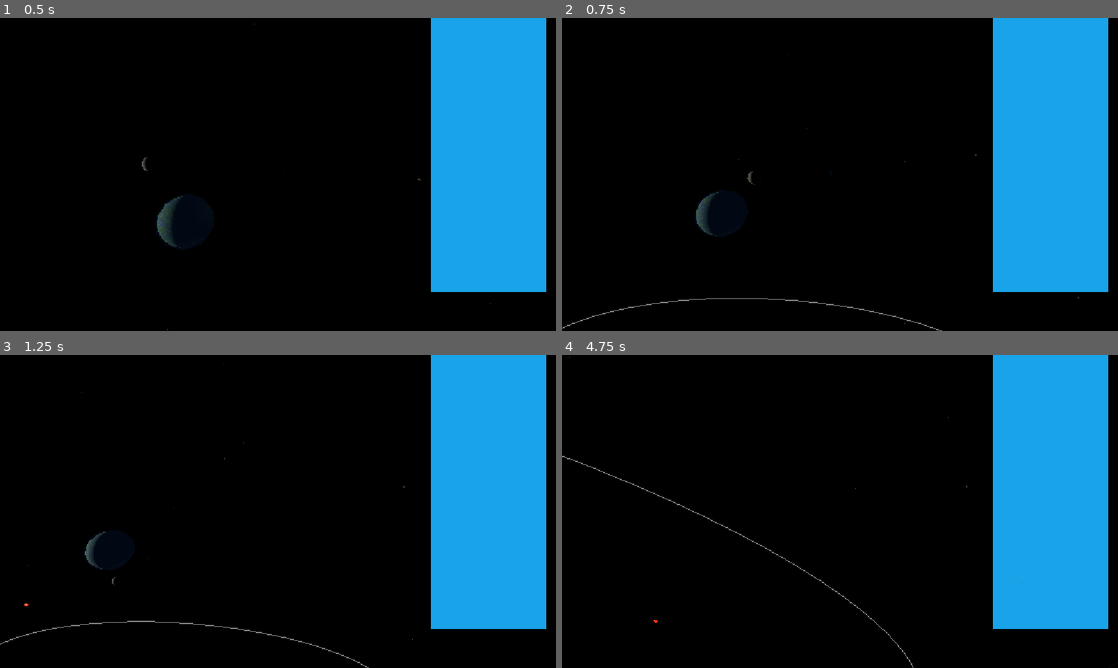
Above: before the commit, frames 1-4 (two rows, left to right).
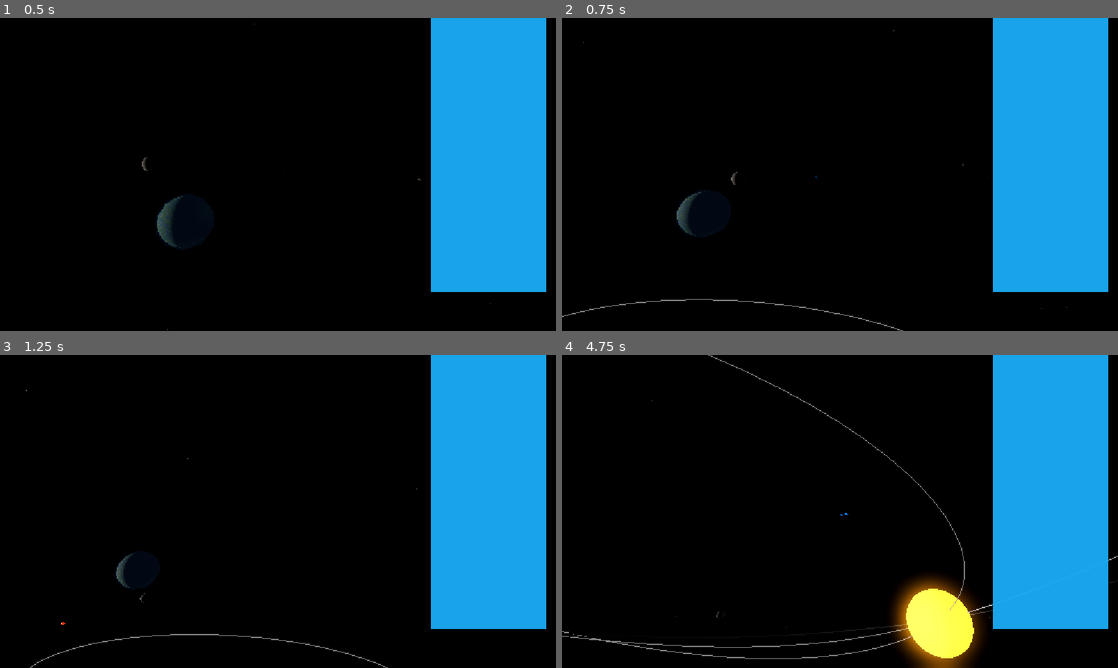
Above: after the commit, the same moments.

Repository: techmore/swarndefense
Game: Godot game, scene res://scenes/core/world.tscn
Same seed, same stepped clock (60 frames per second), same inputs: the game is played once before the commit and once after it. This scene is started directly instead of the project's main scene.
Inputs (mouse positions are in pixels of both pictures, inside the frame that each line leads up to):
- Up to frame 1 (0.5 s): no input
- Up to frame 2 (0.75 s): tap Enter at 0.5 s; move the mouse to (962, 158) at 0.52 s; hold D (move_right) from 0.53 s (still down); tap Mouse wheel down (zoom_in) at 0.6 s; click (962, 158) at 0.67 s
- Up to frame 3 (1.25 s): keep holding D (move_right); tap Mouse wheel up (zoom_out) at 0.8 s
- Up to frame 4 (4.75 s): move the mouse to (812, 511) at 1.27 s; release D (move_right) at 1.28 s; hold W (move_forward) from 1.28 s (still down); tap Mouse wheel up (zoom_out) at 1.35, 2.3, 3.8 s; click (812, 511) at 1.42 s; tap Mouse wheel down (zoom_in) at 1.55, 3.05, 4.35 s; move the mouse to (851, 505) at 2.02 s; hold Space (boost) 2.03-2.78 s; click (851, 505) at 2.17 s; move the mouse to (834, 517) at 2.77 s; tap F (interact) at 2.85 s; click (834, 517) at 2.92 s; move the mouse to (878, 514) at 3.52 s; press the mouse at (878, 514) at 3.53 s; move the mouse to (795, 508) at 4.27 s; release the mouse at (795, 508) at 4.28 s; click (795, 508) at 4.42 s

Frame 1 is identical in both runs. In frame 2, 0.9% of the frame differs, in the area x 0-93%, y 3-100%; in frame 3, 0.7%; in frame 4, 4.7%, in the area x 0-100%, y 0-100%.

Commit message:
feat: WASD camera pan with ship follow and auto-return
CameraManager now supports dual-mode:
- Mouse free: WASD pans the camera in screen-relative horizontal plane
  (smooth pan at 60 u/s, returns to ship after 0.5s of no input)
- Mouse captured (ship flight mode): pan offset rapidly decays to zero,
  camera stays locked on ship
- Auto-tracks player ship position every frame as follow anchor
- Pan is horizontal only (XZ plane), ignores Y for stable orbital view
- Zoom and orbit rotation unchanged

Diff:
--- a/swarm-defense/scripts/systems/camera_manager.gd
+++ b/swarm-defense/scripts/systems/camera_manager.gd
@@ -3,6 +3,8 @@
 enum ZoomLevel { SYSTEM, PLANETARY, SURFACE }
 
 var current_zoom: ZoomLevel = ZoomLevel.SYSTEM
+var _follow_target: Vector3 = Vector3.ZERO
+var _pan_offset: Vector3 = Vector3.ZERO
 var target_position: Vector3 = Vector3.ZERO
 var zoom_distance: float = 1000.0
 var _rotation_h: float = 0.0
@@ -14,53 +16,108 @@
 @export var rotate_speed: float = 0.003
 @export var zoom_speed: float = 0.1
 @export var follow_smoothing: float = 5.0
+@export var pan_speed: float = 60.0
+@export var pan_return_speed: float = 3.0
 
 func _ready() -> void:
-    current_zoom = ZoomLevel.SYSTEM
-    zoom_distance = system_distance
-    make_current()
+	current_zoom = ZoomLevel.SYSTEM
+	zoom_distance = system_distance
+	make_current()
+	var ships = get_tree().get_nodes_in_group("player_ship")
+	if ships.size() > 0:
+		_follow_target = ships[0].global_position
+		target_position = _follow_target
 
 func _input(event: InputEvent) -> void:
-    if event is InputEventMouseMotion and Input.is_mouse_button_pressed(MOUSE_BUTTON_RIGHT):
-        _rotation_h -= event.relative.x * rotate_speed
-        _rotation_v -= event.relative.y * rotate_speed
-        _rotation_v = clamp(_rotation_v, -PI * 0.45, PI * 0.05)
+	if event is InputEventMouseMotion and Input.is_mouse_button_pressed(MOUSE_BUTTON_RIGHT):
+		_rotation_h -= event.relative.x * rotate_speed
+		_rotation_v -= event.relative.y * rotate_speed
+		_rotation_v = clamp(_rotation_v, -PI * 0.45, PI * 0.05)
 
-    if event.is_action("zoom_in"):
-        zoom_distance *= (1.0 - zoom_speed)
-        _update_zoom_level()
-    if event.is_action("zoom_out"):
-        zoom_distance *= (1.0 + zoom_speed)
-        _update_zoom_level()
+	if event.is_action("zoom_in"):
+		zoom_distance *= (1.0 - zoom_speed)
+		_update_zoom_level()
+	if event.is_action("zoom_out"):
+		zoom_distance *= (1.0 + zoom_speed)
+		_update_zoom_level()
 
 func _update_zoom_level() -> void:
-    if zoom_distance > system_distance * 0.6:
-        current_zoom = ZoomLevel.SYSTEM
-    elif zoom_distance > planetary_distance * 0.6:
-        current_zoom = ZoomLevel.PLANETARY
-    else:
-        current_zoom = ZoomLevel.SURFACE
+	if zoom_distance > system_distance * 0.6:
+		current_zoom = ZoomLevel.SYSTEM
+	elif zoom_distance > planetary_distance * 0.6:
+		current_zoom = ZoomLevel.PLANETARY
+	else:
+		current_zoom = ZoomLevel.SURFACE
 
 func _physics_process(delta: float) -> void:
-    var offset = Vector3.ZERO
-    offset.x = zoom_distance * cos(_rotation_h) * cos(_rotation_v)
-    offset.z = zoom_distance * sin(_rotation_h) * cos(_rotation_v)
-    offset.y = zoom_distance * sin(_rotation_v)
+	_follow_target = _find_ship()
+	_handle_pan(delta)
 
-    var desired_pos = target_position + offset
-    global_position = global_position.lerp(desired_pos, delta * follow_smoothing)
-    look_at(target_position)
+	var offset = Vector3.ZERO
+	offset.x = zoom_distance * cos(_rotation_h) * cos(_rotation_v)
+	offset.z = zoom_distance * sin(_rotation_h) * cos(_rotation_v)
+	offset.y = zoom_distance * sin(_rotation_v)
+
+	var desired_pos = target_position + offset
+	global_position = global_position.lerp(desired_pos, delta * follow_smoothing)
+	look_at(target_position)
+
+func _handle_pan(delta: float) -> void:
+	var mouse_captured = Input.get_mouse_mode() == Input.MOUSE_MODE_CAPTURED
+	if mouse_captured:
+		_pan_offset = _pan_offset.lerp(Vector3.ZERO, delta * 8.0)
+		if _pan_offset.length() < 0.1:
+			_pan_offset = Vector3.ZERO
+		target_position = _follow_target + _pan_offset
+		return
+
+	var input = Vector3.ZERO
+	if Input.is_action_pressed("move_left"):
+		input.x -= 1.0
+	if Input.is_action_pressed("move_right"):
+		input.x += 1.0
+	if Input.is_action_pressed("move_forward"):
+		input.z -= 1.0
+	if Input.is_action_pressed("move_back"):
+		input.z += 1.0
+
+	if input.length() > 0.0:
+		input = input.normalized()
+		var camera_basis = global_transform.basis
+		var flat_right = camera_basis.x * Vector3(1, 0, 1)
+		var flat_forward = -camera_basis.z * Vector3(1, 0, 1)
+		if flat_right.length() > 0.01:
+			flat_right = flat_right.normalized()
+		if flat_forward.length() > 0.01:
+			flat_forward = flat_forward.normalized()
+		var world_move = flat_right * input.x + flat_forward * input.z
+		_pan_offset += world_move * pan_speed * delta
+		target_position = _follow_target + _pan_offset
+	else:
+		_pan_offset = _pan_offset.lerp(Vector3.ZERO, delta * pan_return_speed)
+		if _pan_offset.length() < 0.5:
+			_pan_offset = Vector3.ZERO
+		target_position = _follow_target + _pan_offset
+
+func _find_ship() -> Vector3:
+	var ships = get_tree().get_nodes_in_group("player_ship")
+	if ships.size() > 0:
+		return ships[0].global_position
+	return _follow_target
 
 func follow_target(new_target: Vector3) -> void:
-    target_position = new_target
+	_follow_target = new_target
+	target_position = _follow_target + _pan_offset
 
 func focus_on_planet(planet_position: Vector3, zoom: ZoomLevel = ZoomLevel.PLANETARY) -> void:
-    target_position = planet_position
-    current_zoom = zoom
-    match zoom:
-        ZoomLevel.PLANETARY:
-            zoom_distance = planetary_distance
-        ZoomLevel.SURFACE:
-            zoom_distance = surface_distance
-        _:
-            zoom_distance = system_distance
+	_follow_target = planet_position
+	_pan_offset = Vector3.ZERO
+	target_position = _follow_target
+	current_zoom = zoom
+	match zoom:
+		ZoomLevel.PLANETARY:
+			zoom_distance = planetary_distance
+		ZoomLevel.SURFACE:
+			zoom_distance = surface_distance
+		_:
+			zoom_distance = system_distance
